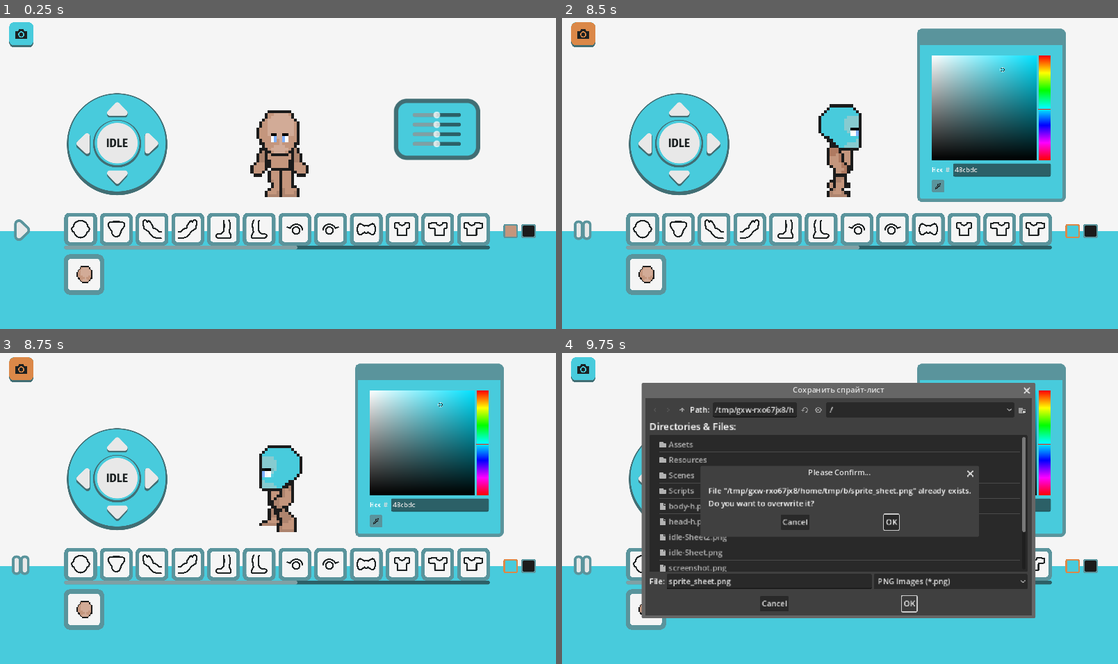
Above: before the commit, frames 1-4 (two rows, left to right).
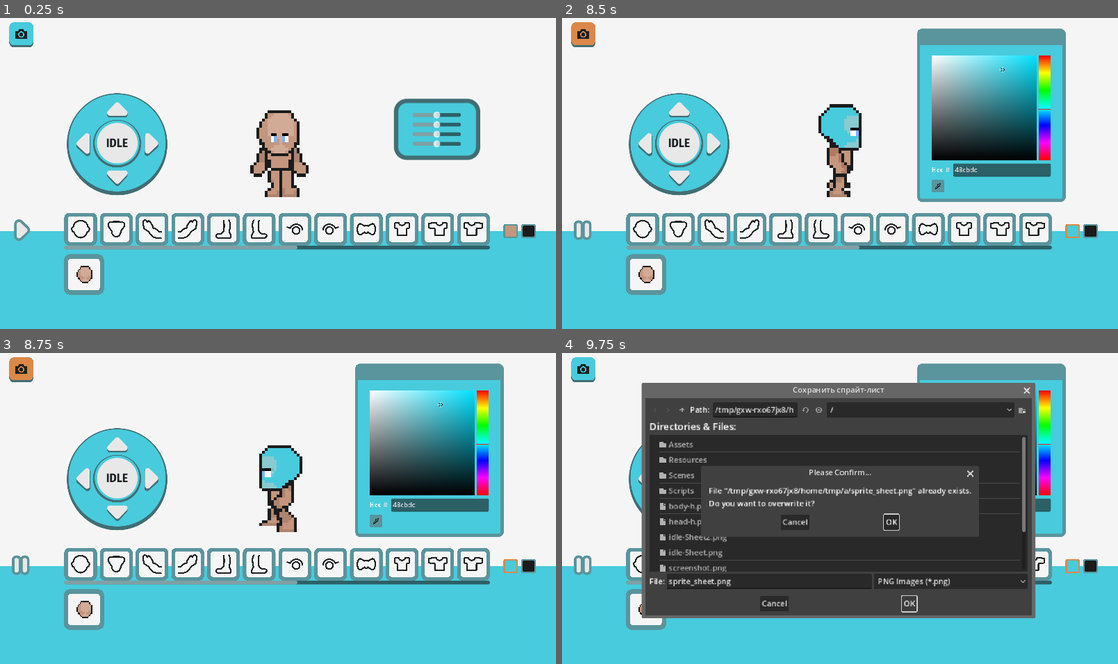
Above: after the commit, the same moments.

Repository: p1petto/CharacterMakerNew
Game: Godot game, scene res://Scenes/maker.tscn
The game is run twice, just before and just after one commit, with the same random seed, the same clock (stepped at 60 frames per second) and the same inputs.
Inputs (mouse positions are in pixels of both pictures, inside the frame that each line leads up to):
- Up to frame 1 (0.25 s): no input
- Up to frame 2 (8.5 s): click (678, 179) at 0.5 s; click (712, 145) at 1.25 s; click (678, 108) at 2 s; click (645, 145) at 2.75 s; click "IDLE" at 3.5 s; click "WALK" at 4.25 s; click (645, 273) at 5 s; click (584, 229) at 5.75 s; click (1073, 232) at 6.52 s; click (940, 185) at 7.25 s; click (584, 33) at 8 s
- Up to frame 3 (8.75 s): no input
- Up to frame 4 (9.75 s): click (678, 514) at 8.75 s; click "OK" at 9.5 s

Frames 1-3 are identical in both runs. In frame 4, 0.7% of the frame differs, in the area x 24-74%, y 17-59%.

Commit message:
added: последняя добавленная кнопка аксессуара является активной

Diff:
--- a/Scripts/UI/accessore_panel.gd
+++ b/Scripts/UI/accessore_panel.gd
@@ -39,6 +39,12 @@
 	_setup_z_index_for_new_element(button_instance)
 
 	color_scheme_controller.accessory_buttons.append(button_instance.color_picker_button)
+
+
+	button_instance.is_active = true
+	_on_active_changed(button_instance)
+	position_controller.visible = true
+	button_instance.update_slot_texture()
 
 func _store_button_position(button):
 	# Store the button's position after it has been properly positioned in the container
